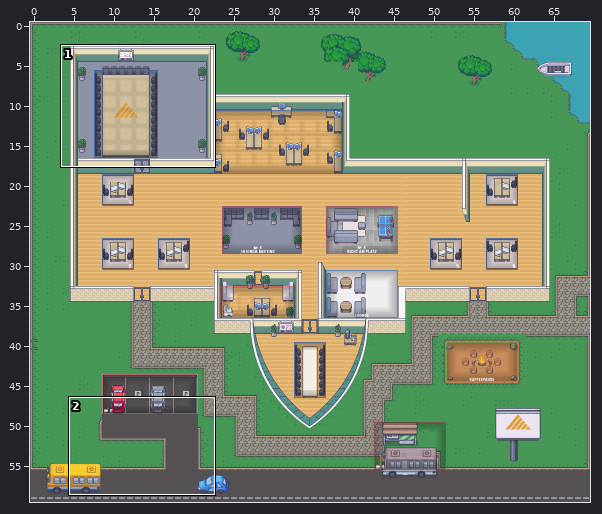
Tiled map (JSON) -- map.tmj. The first picture is a wide view before the edit; the outline marks the close-up.
Close-up. First the earlier version:
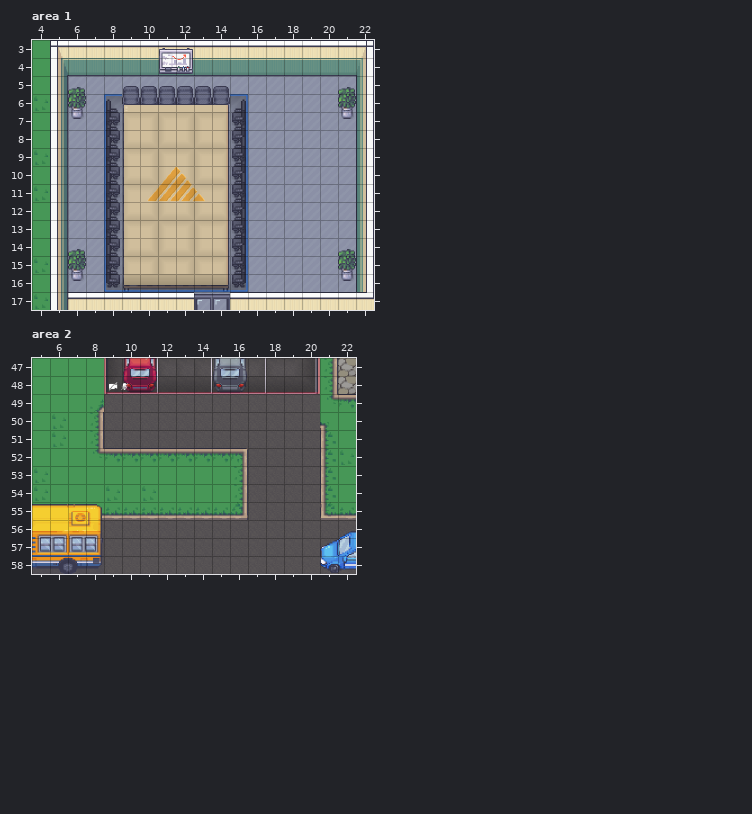
Cells are 32x32 px. Shown: area 1 x 4..22, y 3..17; area 2 x 5..22, y 47..58. The commit also changed other parts of the map, which this record leaves out.
And afterwards:
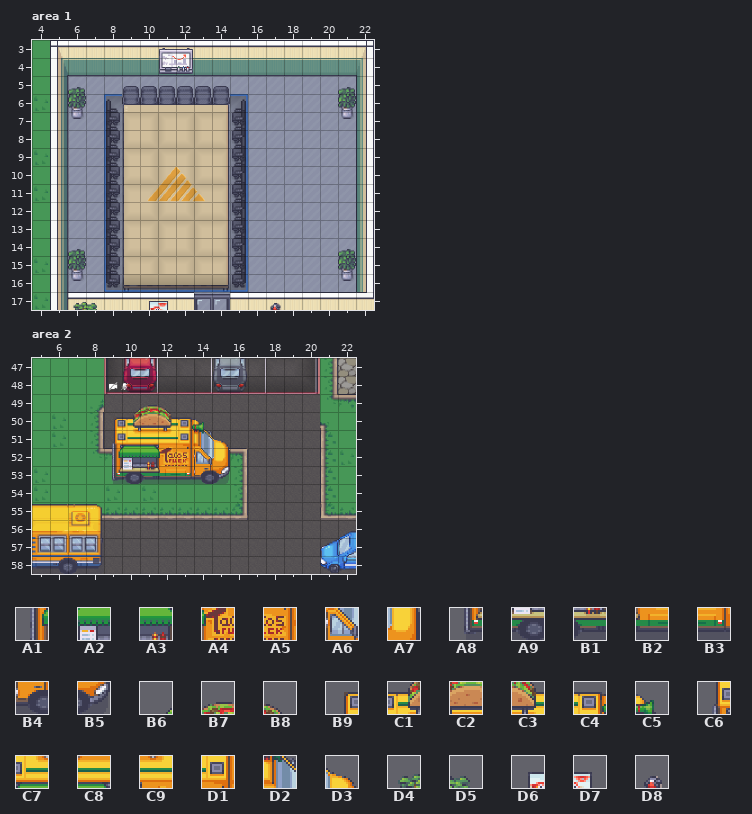
Key: from "Chunk 1": A1 191, A2 192, A3 193, A4 194, A5 195, A6 196, A7 197, A8 198, A9 199, B1 200, B2 201, B3 202, B4 203, B5 204; from "Chunk 5": B6 36, B7 37, B8 38, B9 45, C1 46, C2 47, C3 48, C4 49, C5 50, C6 56, C7 57, C8 58, C9 59, D1 60, D2 61, D3 62, D4 101, D5 102, D6 103, D7 104, D8 105.
__ is an empty cell.
Tiles of an added or newly shown layer are drawn over the layers below it.
Change:
Layer "Over Floor/Over Floor Decoration" (added), area 1:
y 17: x 6..7 __ __ -> D4 D5; x 10..11 __ __ -> D6 D7; x 17 __ -> D8
Layer "Cars", area 2:
y 52: x 9..15 __ __ __ __ __ __ __ -> A1 A2 A3 A4 A5 A6 A7
y 53: x 9..15 __ __ __ __ __ __ __ -> A8 A9 B1 B2 B3 B4 B5
Layer "Over Floor/Over Floor", area 2:
y 49: x 10..12 __ __ __ -> B6 B7 B8
y 50: x 9..14 __ __ __ __ __ __ -> B9 C1 C2 C3 C4 C5
y 51: x 9..15 __ __ __ __ __ __ __ -> C6 C7 C8 C9 D1 D2 D3
